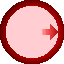
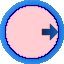
Layers edited between the first and the second 64 x 64 image:
showed "Copy of Layer 9", blend normal → overlay, moved it out of group "Layer 10", painted on it over [left=0, top=0, right=64, bottom=64]
showed "Water" over [left=0, top=0, right=64, bottom=64]
"Layer 9": opacity 100% → 69%, painted on it over [left=0, top=0, right=64, bottom=64]
hid "Red" over [left=0, top=0, right=64, bottom=64]
